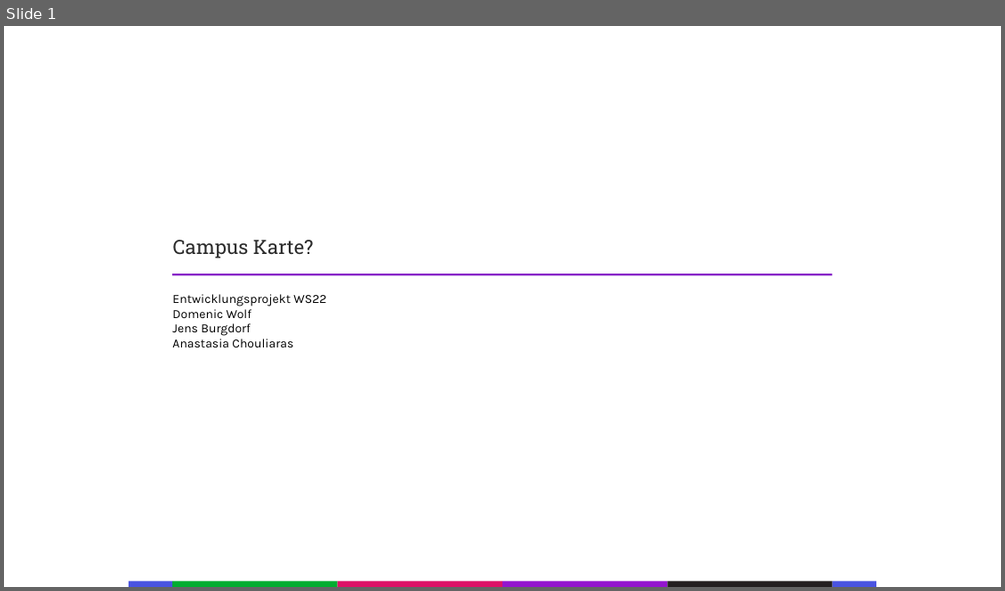
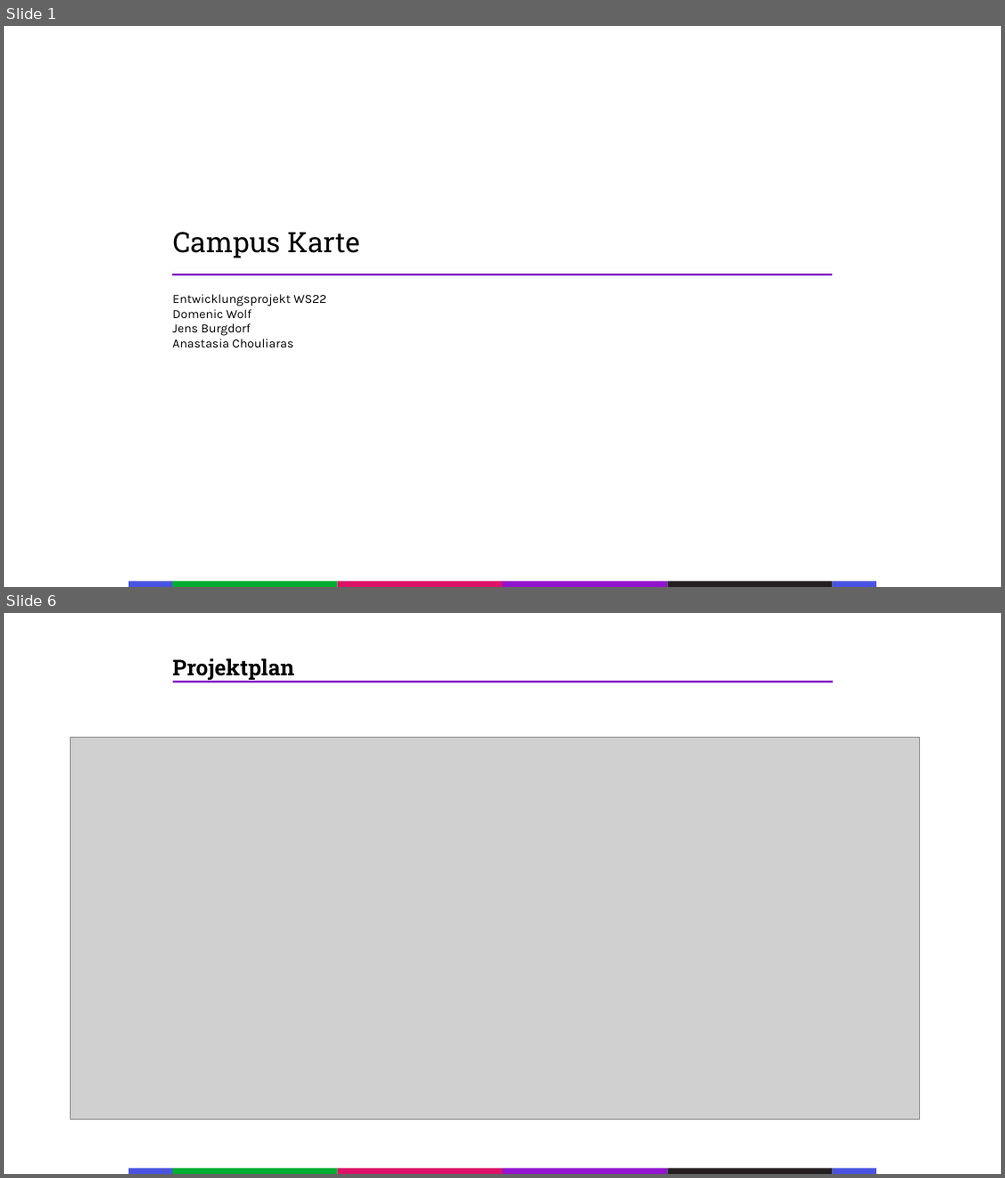
Before and after one commit to Splashpixx/EPW2122ChouliarasBurgdorfWolf, a slide deck: Audit-1/Audit 1.pptx. Shown one above the other, each under a label of ours: slide 1 before the commit, slides 1 and 6 after it; the slides between them are not shown. The pictures are 1005x591 and 1005x1178 pixels, drawn with LibreOffice and Linux fonts; fonts in the diff are those of the drawing; grey boxes stand for pictures. Boxes give left, top, right and bottom in pixels: in the first picture for what was removed or moved away, otherwise in the second. Text is boxed around its words. In the diff, an @@ line names an element or a change of style, - is before the commit and + after.

```diff
--- a/Audit-1/Audit 1.pptx
+++ b/Audit-1/Audit 1.pptx
@@ slide 6 added at [4,613,1001,1174], background #FFFFFF @@
@@ text added at [172,658,294,681], 21 pt, text #000000, bold @@
+Projektplan
@@ line added from (173, 682) to (833, 682), #8723C7 2 pt @@
@@ picture added at [70,738,920,1119] @@
@@ group added at [129,1167,877,1174]: 6 rectangles @@
@@ slide 1 changed as well @@
@@ text at [173,232,360,258]: text changed; size 19 to 27 pt; text colour #2B2B2B to #000000 @@
-Campus Karte?
+Campus Karte
```
Also in this commit, not shown: 4 other slides added, 3 slides removed, 5 other files.
